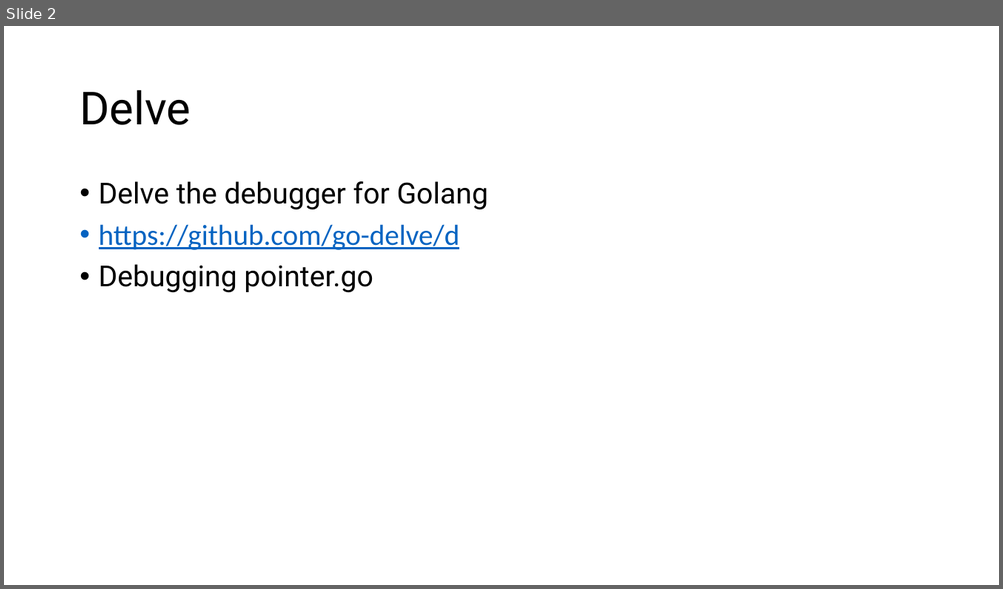
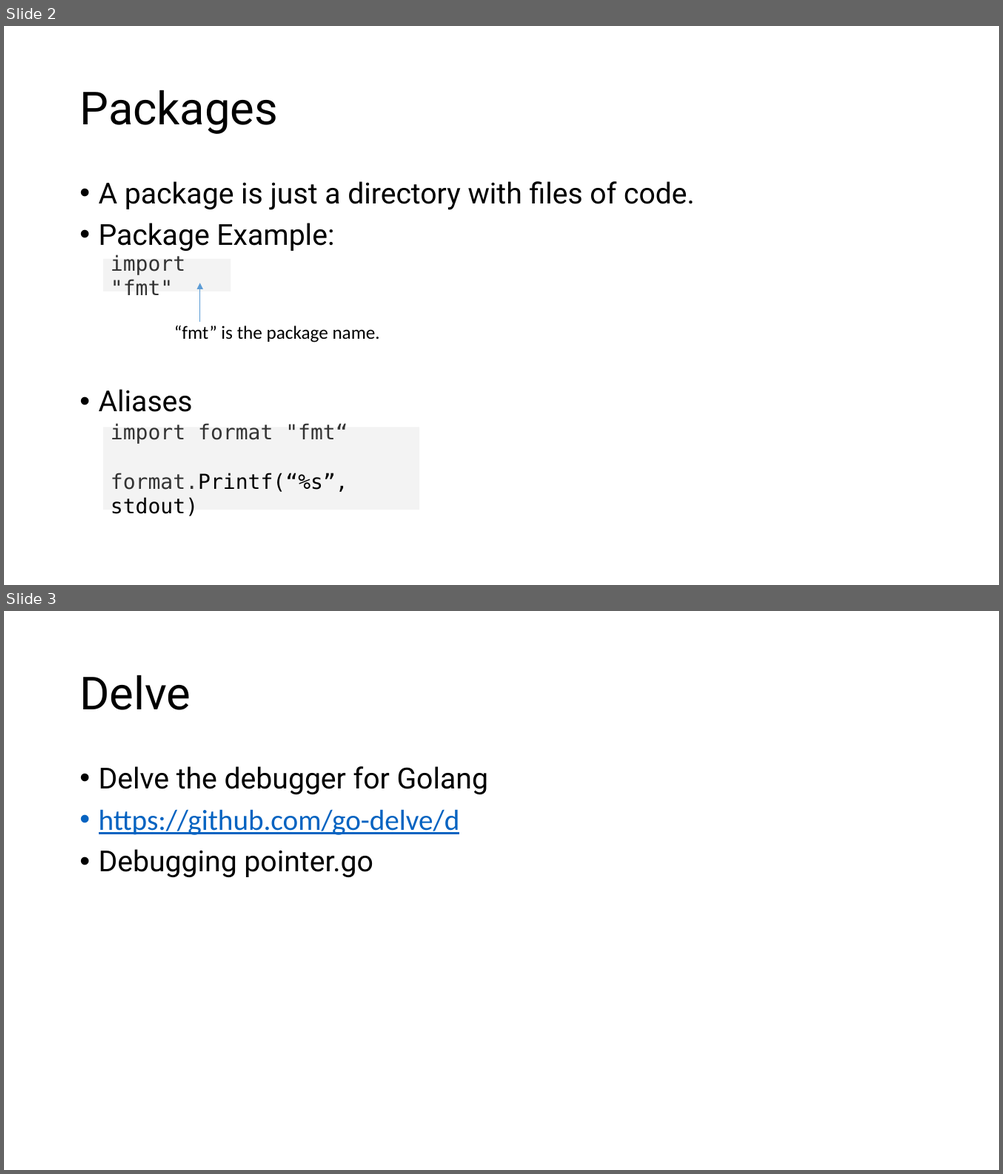
Before and after one commit to AlnaberA/golang_tutorial_projects, a slide deck: assets/powerpoints/golang2.pptx. Shown one above the other, each under a label of ours: slide 2 before the commit, slides 2 and 3 after it. The pictures are 1003x589 and 1003x1174 pixels, drawn with LibreOffice and Linux fonts; fonts in the diff are those of the drawing. Boxes give left, top, right and bottom in pixels: in the first picture for what was removed or moved away, otherwise in the second. Text is boxed around its words. In the diff, an @@ line names an element or a change of style, - is before the commit and + after.

```diff
--- a/assets/powerpoints/golang2.pptx
+++ b/assets/powerpoints/golang2.pptx
@@ slide 2 added at <box>4,26,999,585</box>, background #FFFFFF @@
@@ title added at <box>79,90,278,134</box>, 44 pt, text #000000 @@
+Packages
@@ text added at <box>99,181,694,412</box>, 28 pt, text #000000 @@
+• A package is just a directory with files of code.
+• Package Example:
+• Aliases
@@ rectangle added at <box>103,259,231,292</box>, fill #F3F3F3, 20 pt, text #333333 @@
+import "fmt"
@@ arrow added from (200, 322) to (200, 284), #5B9BD5 0.5 pt @@
@@ text added at <box>174,326,380,343</box>, 18 pt, text #000000 @@
+“fmt” is the package name.
@@ rectangle added at <box>103,427,420,510</box>, fill #F3F3F3, 20 pt, text #333333 @@
+import format "fmt“
+format.Printf(“%s”, stdout)
@@ what was slide 2 is now slide 3 @@
```
Also in this commit, not shown: 1 slide changed, 1 slide removed.
